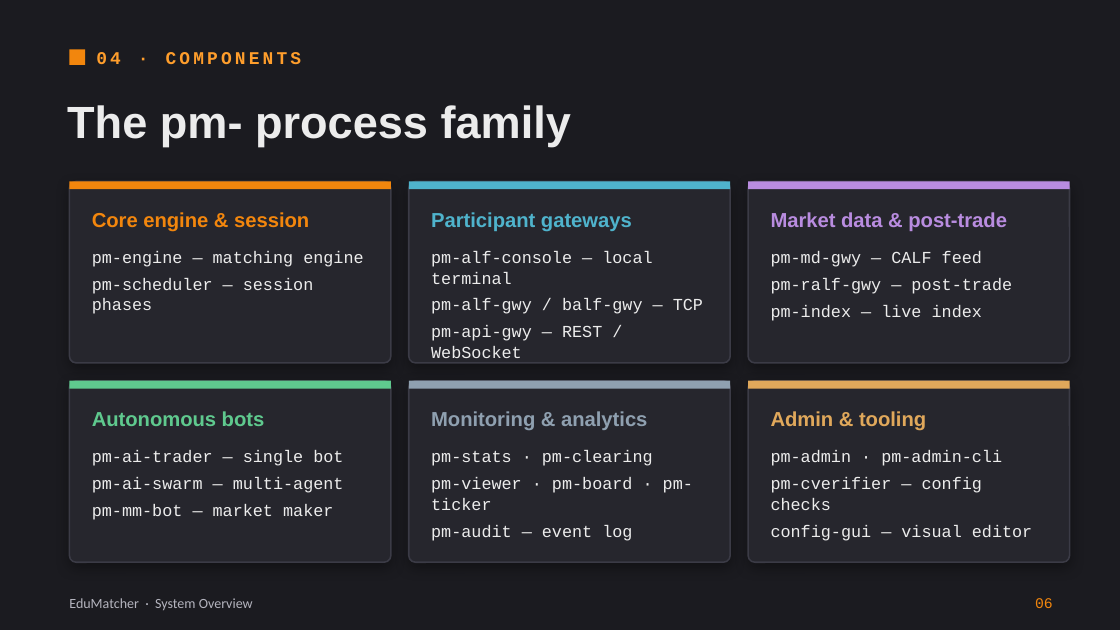
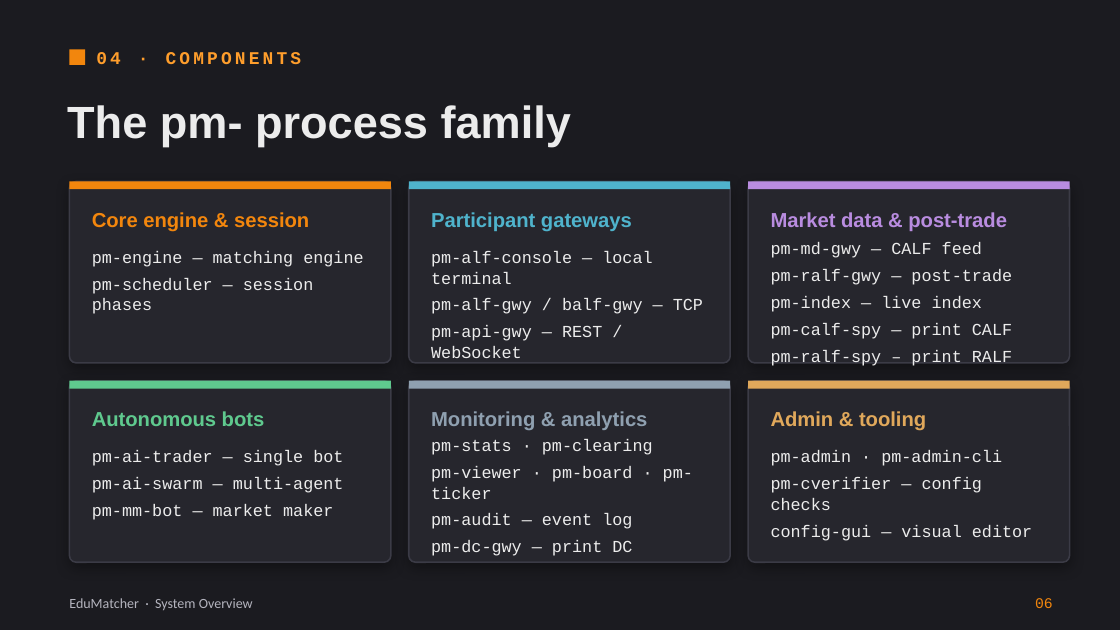
Before and after one commit to johan162/EduMatcher, a slide deck: slide 6 of docs/presentations/introduction-to-edumatcher.pptx. Drawn at 1120x630 pixels with LibreOffice and Linux fonts; fonts in the diff are those of the drawing. Boxes give left, top, right and bottom in pixels: in the first picture for what was removed or moved away, otherwise in the second. Text is boxed around its words. In the diff, an @@ line names an element or a change of style, - is before the commit and + after.

```diff
--- a/docs/presentations/introduction-to-edumatcher.pptx
+++ b/docs/presentations/introduction-to-edumatcher.pptx
@@ text "pm-md-gwy — CALF feed": place and size @@
-text "pm-md-gwy — CALF feed" at bbox=[771, 251, 1012, 466]
+text "pm-md-gwy — CALF feed" at bbox=[771, 242, 1012, 366]
@@ text at bbox=[771, 323, 1012, 366]: paragraphs added @@
+pm-calf-spy — print CALF
+pm-ralf-spy – print RALF
@@ text "pm-stats · pm-clearing": place and size @@
-text "pm-stats · pm-clearing" at bbox=[431, 450, 693, 541]
+text "pm-stats · pm-clearing" at bbox=[431, 439, 693, 556]
@@ text at bbox=[431, 540, 632, 556]: paragraph added @@
+pm-dc-gwy — print DC
```
Also in this commit, not shown: 1 other slide changed.
